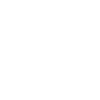
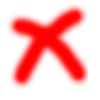
Layered file, before and after one edit (100x100). Changes by layer:
showed "图层 3", painted on it over [5, 4, 90, 89]
